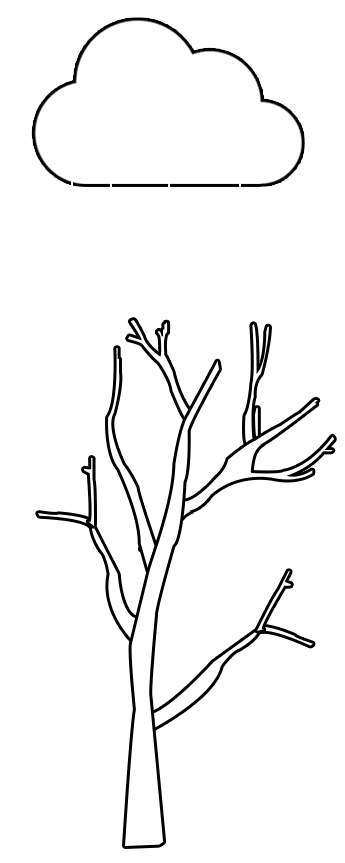
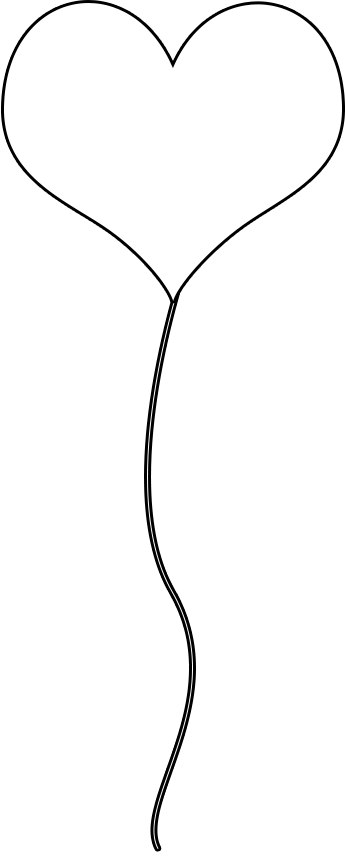
Two versions of the same layered image (345×863). Layer-by-layer changes:
hid group "sadness" (53 layers) over [1, 9, 343, 852]
hid group "rain" (16 layers) over [71, 181, 270, 316]
hid group "cloud" (1 layers) over [34, 20, 302, 184]
showed group "love" (9 layers) over [4, 3, 342, 849]
